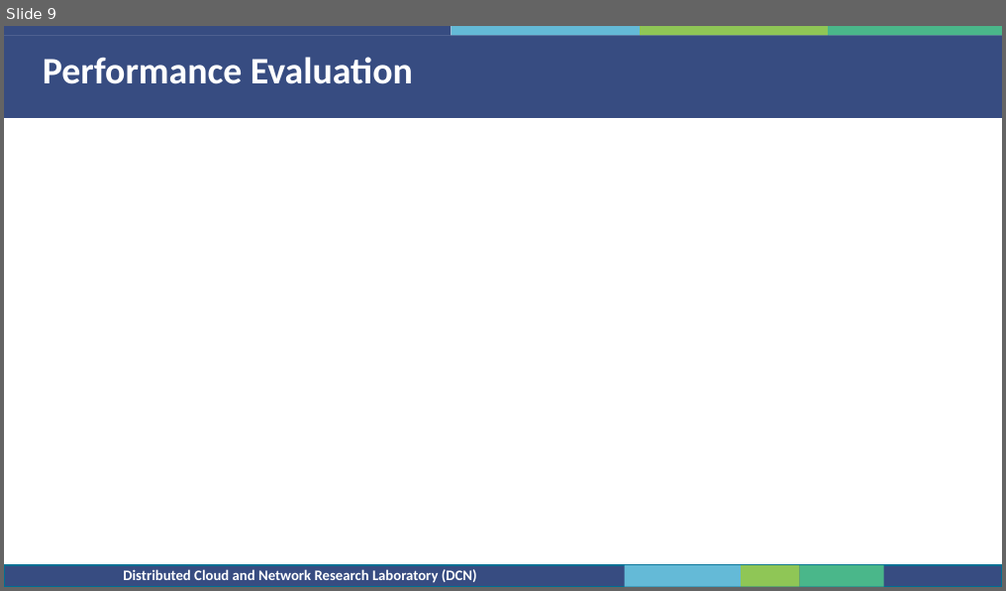
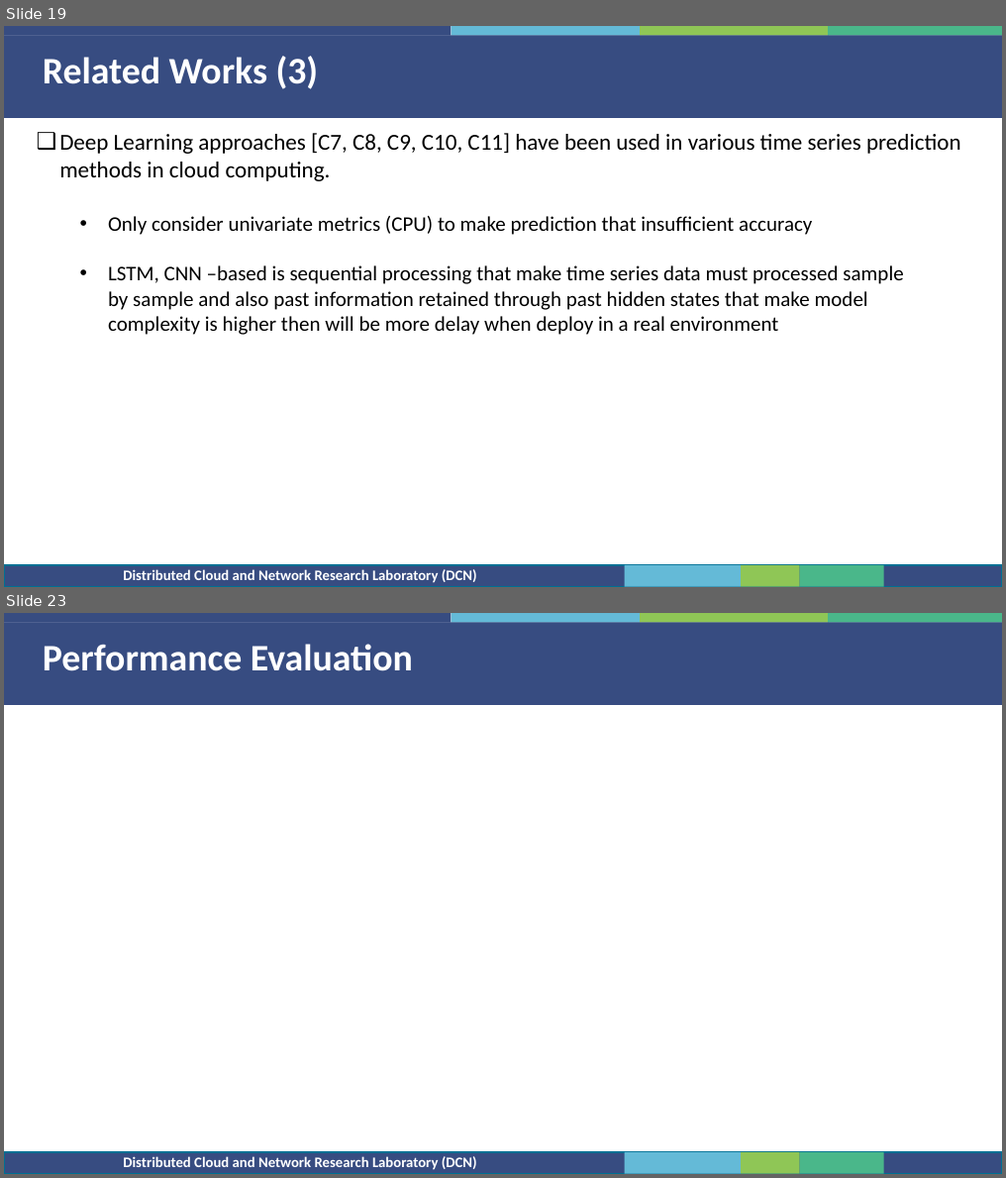
Before and after one commit to bactp/ml-class-project-20232, a slide deck: Integrated-Project.pptx. Shown one above the other, each under a label of ours: slide 9 before the commit, slides 19 and 23 after it; the slides between them are not shown. The pictures are 1006x591 and 1006x1178 pixels, drawn with LibreOffice and Linux fonts; fonts in the diff are those of the drawing; background and template pictures are left out. Boxes give left, top, right and bottom in pixels: in the first picture for what was removed or moved away, otherwise in the second. Text is boxed around its words. In the diff, an @@ line names an element or a change of style, - is before the commit and + after.

```diff
--- a/Integrated-Project.pptx
+++ b/Integrated-Project.pptx
@@ slide 19 added at [4, 26, 1002, 587], background #FFFFFF; not listed: 10 template elements that a slide beside it also shows @@
@@ text added at [43, 56, 319, 89], 36 pt, text #FFFFFF, bold @@
+Related Works (3)
@@ text added at [59, 133, 961, 181], 22 pt, text #000000 @@
+❑ Deep Learning approaches [C7, C8, C9, C10, C11] have been used in various time series prediction methods in cloud computing.
@@ text added at [108, 216, 903, 335], 20 pt, text #000000 @@
+• Only consider univariate metrics (CPU) to make prediction that insufficient accuracy
+• LSTM, CNN –based is sequential processing that make time series data must processed sample by sample and also past information retained through past hidden states that make model complexity is higher then will be more delay when deploy in a real environment
@@ what was slide 9 is now slide 23 @@
```
Also in this commit, not shown: 4 slides changed, 18 other slides added, 4 slides removed.
